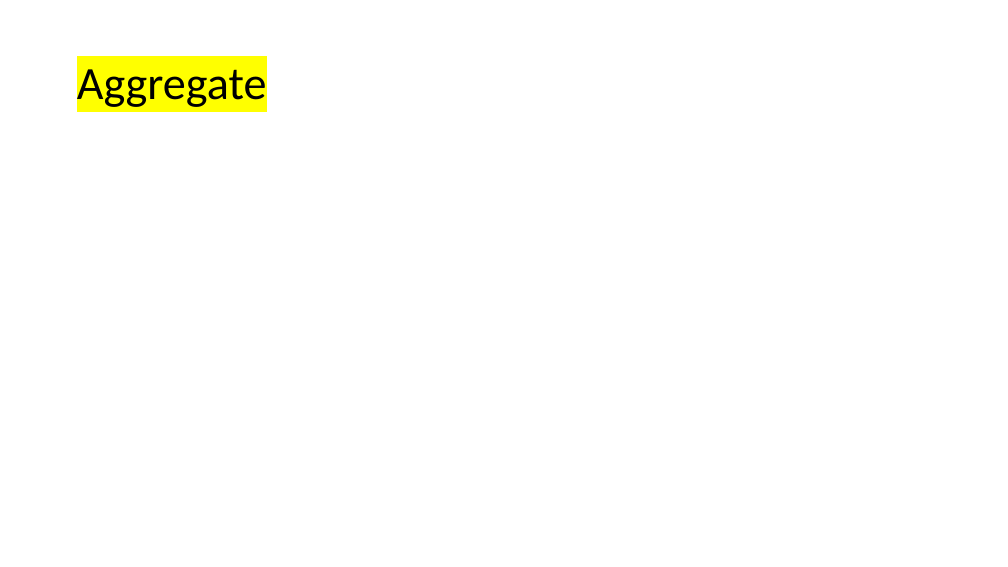
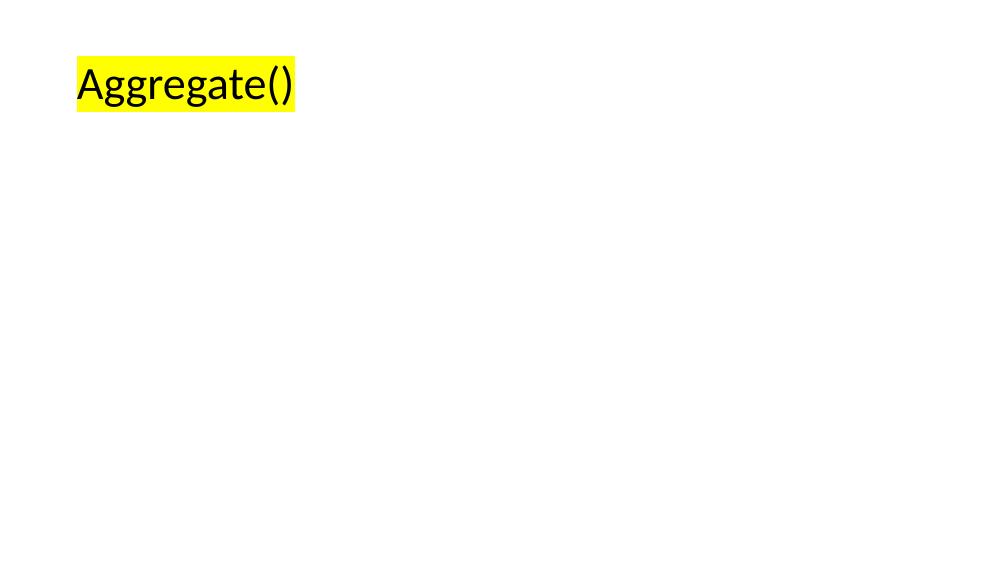
Before and after one commit to robgaray/PhD_Course_Practice_03, a slide deck: slide 14 of 3_Presentations/Sesion_3_Practica.pptx. Drawn at 1008x567 pixels with LibreOffice and Linux fonts; fonts in the diff are those of the drawing; background and template pictures are left out. Boxes give left, top, right and bottom in pixels: in the first picture for what was removed or moved away, otherwise in the second. Text is boxed around its words. In the diff, an @@ line names an element or a change of style, - is before the commit and + after.

```diff
--- a/3_Presentations/Sesion_3_Practica.pptx
+++ b/3_Presentations/Sesion_3_Practica.pptx
@@ title at <box>77,65,295,107</box>: text changed @@
-Aggregate
+Aggregate()
```
Also in this commit, not shown: 4 slides added, 2 other files.
